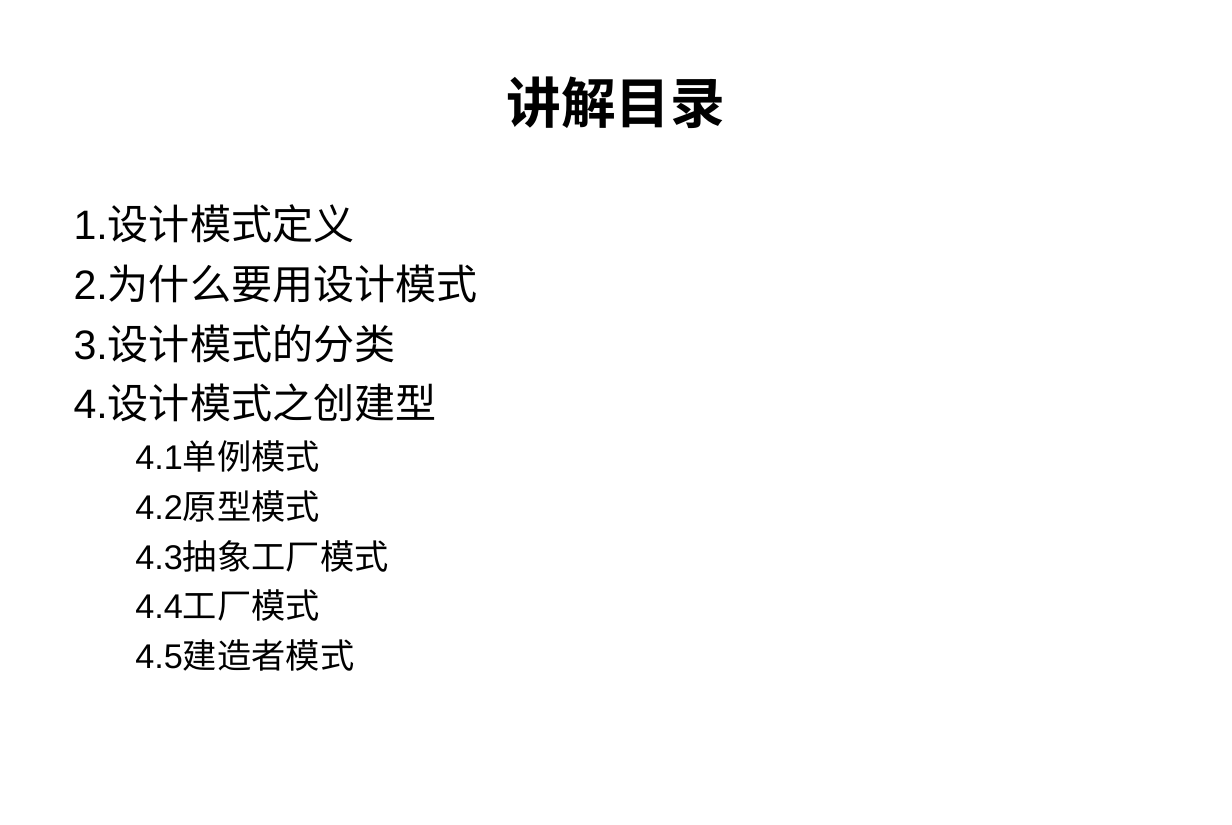
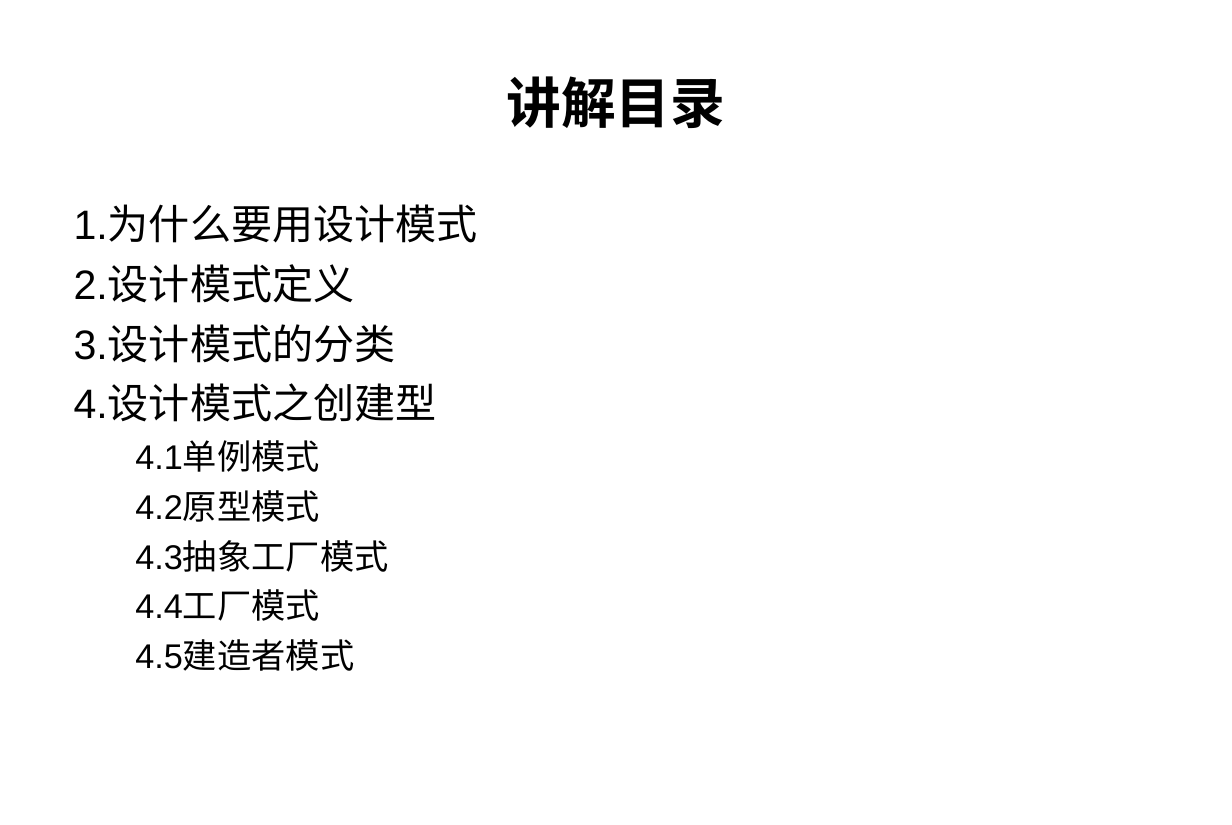
Before and after one commit to yanglibo/myPattern, a slide deck: slide 2 of src/main/resources/designPattern.ppt. Drawn at 1232x825 pixels with LibreOffice and Linux fonts; fonts in the diff are those of the drawing; background and template pictures are left out. Boxes give left, top, right and bottom in pixels: in the first picture for what was removed or moved away, otherwise in the second. Text is boxed around its words. In the diff, an @@ line names an element or a change of style, - is before the commit and + after.

Commit message:
设计模式之创建型ppt修改讲解顺序

```diff
--- a/src/main/resources/designPattern.ppt
+++ b/src/main/resources/designPattern.ppt
@@ text at (74,207,478,303): text changed @@
-1.设计模式定义
-2.为什么要用设计模式
+1.为什么要用设计模式
+2.设计模式定义
```
Also in this commit, not shown: 2 other slides changed.
